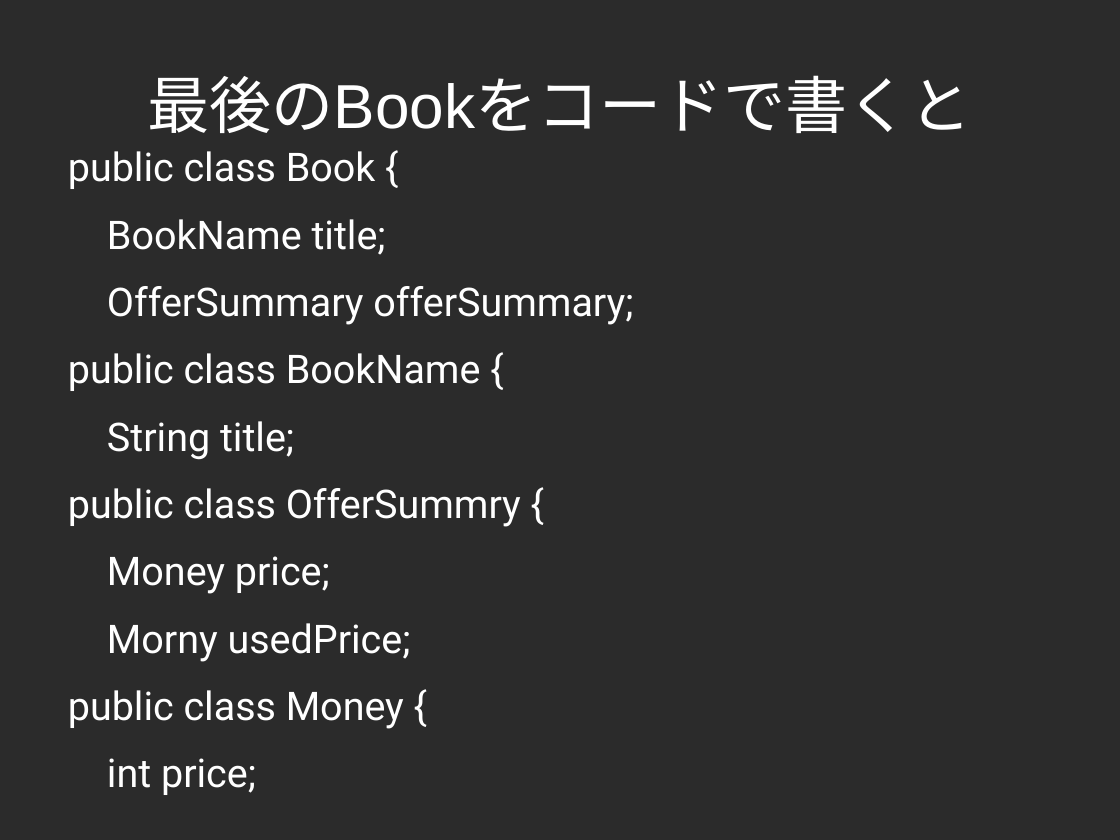
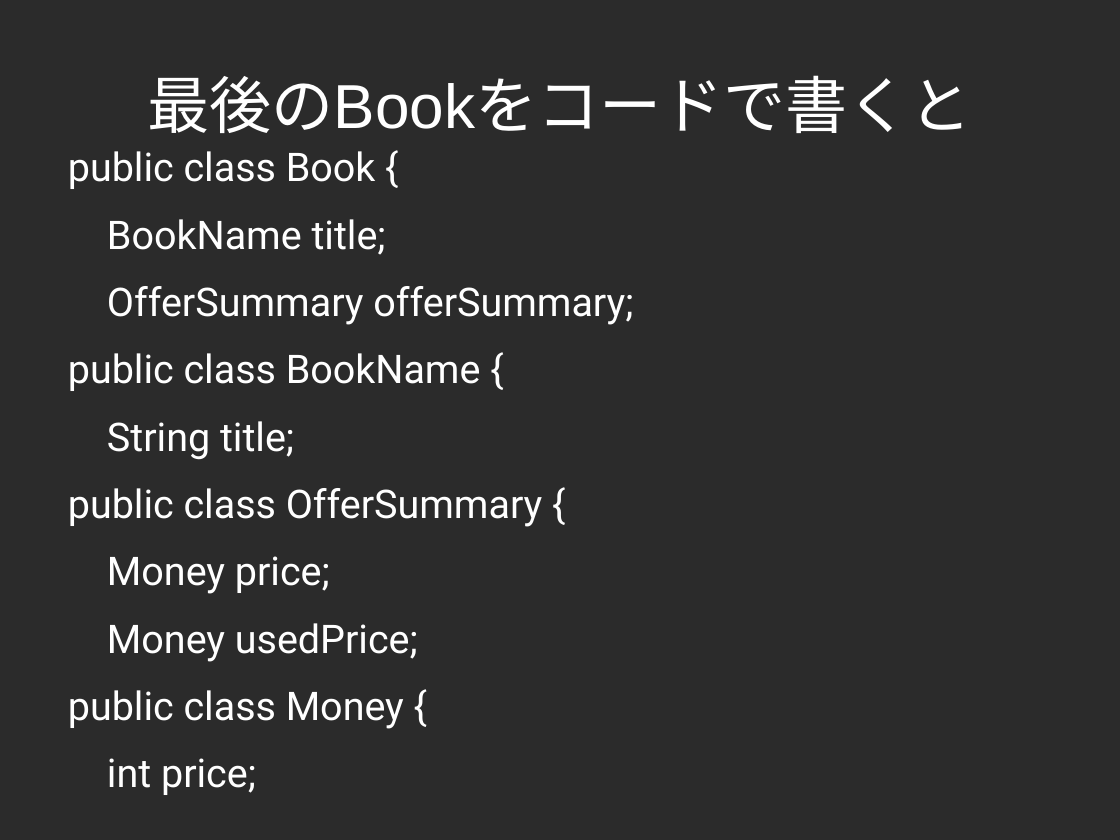
Before and after one commit to yojik/yojik-lib, a slide deck: slide 52 of 2009devsumi/oo_exercise/doc/devsum.odp. Drawn at 1120x840 pixels with LibreOffice and Linux fonts; fonts in the diff are those of the drawing; background and template pictures are left out; a plain dark background stands for a picture behind light text. Boxes give left, top, right and bottom in pixels: in the first picture for what was removed or moved away, otherwise in the second. Text is boxed around its words. In the diff, an @@ line names an element or a change of style, - is before the commit and + after.

```diff
--- a/2009devsumi/oo_exercise/doc/devsum.odp
+++ b/2009devsumi/oo_exercise/doc/devsum.odp
@@ text at (x1=68, y1=488, x2=543, y2=527): text changed @@
-public class OfferSummry {
+public class OfferSummary {
@@ text at (x1=107, y1=623, x2=418, y2=662): text changed @@
-Morny usedPrice;
+Money usedPrice;
```
Also in this commit, not shown: 29 other slides changed, 1 slide added, 5 other files.
